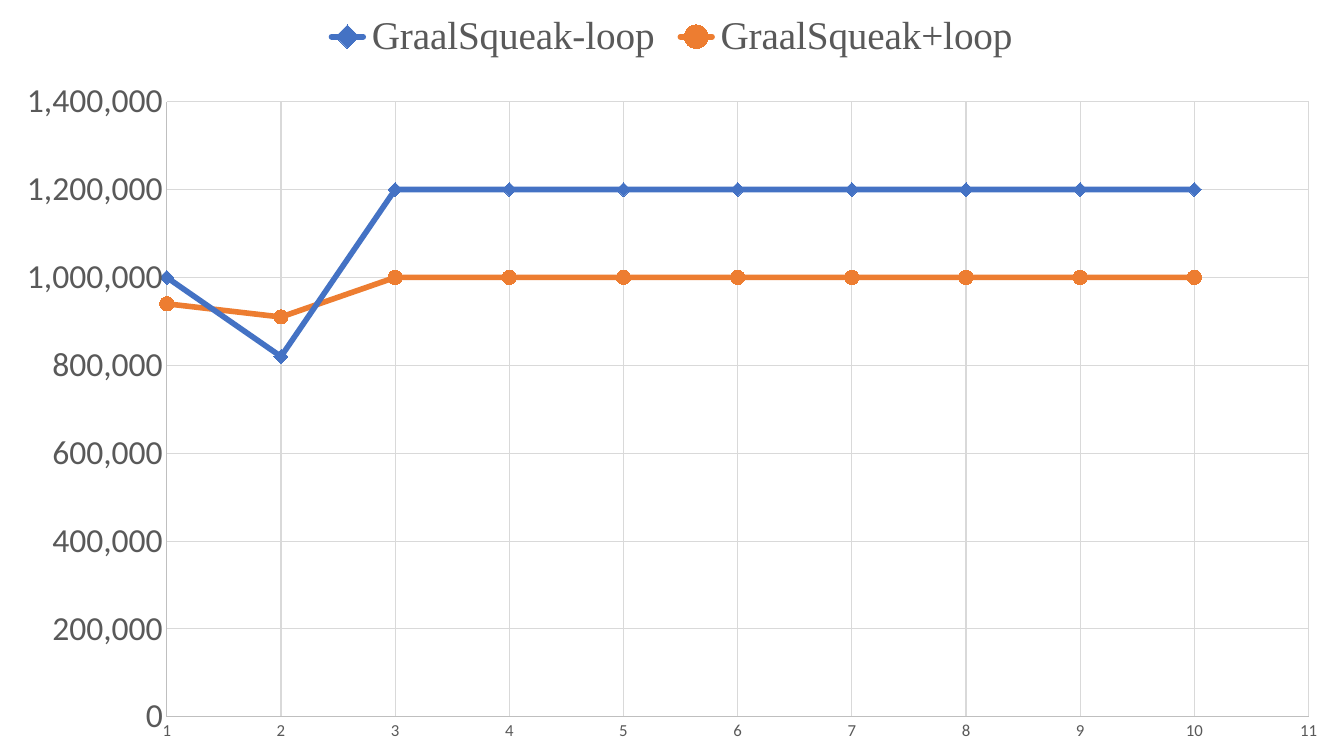
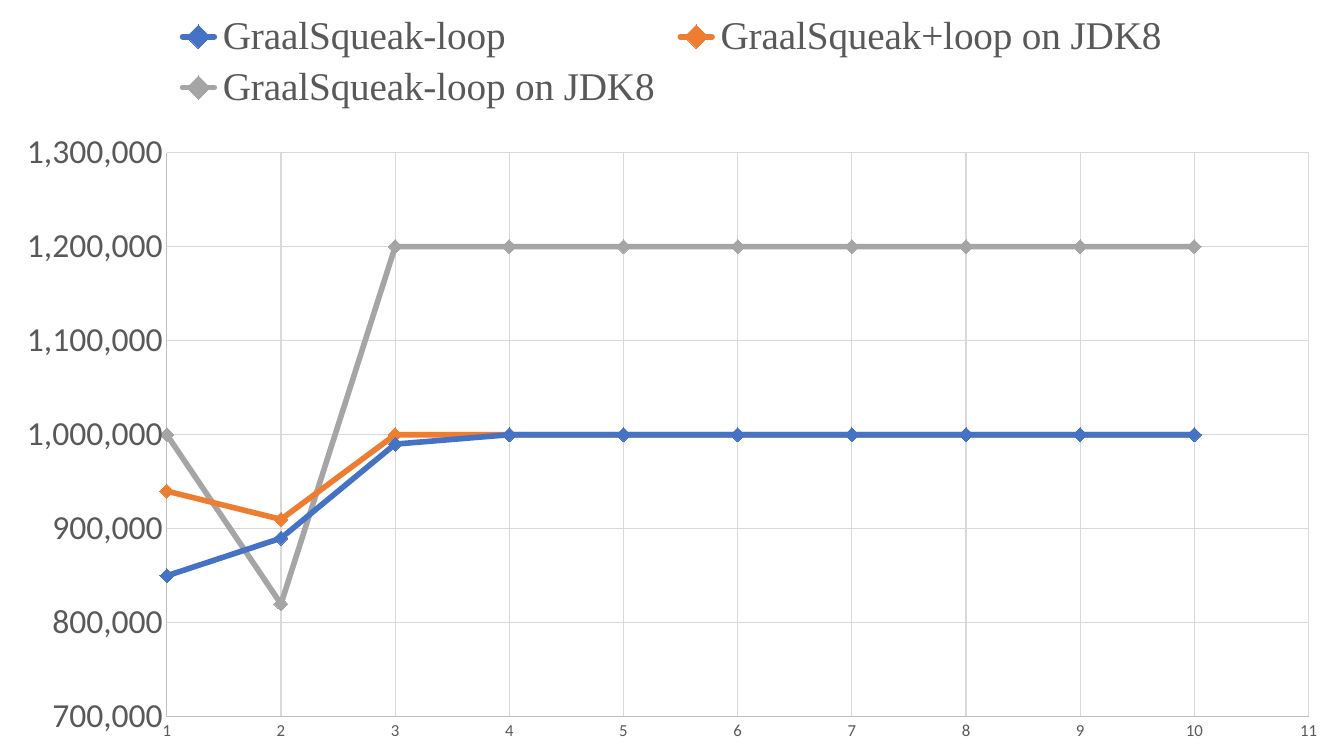
Before and after one commit to timfel/papers, a slide deck: slide 4 of resources/benchmark.pptx. Drawn at 1344x756 pixels with LibreOffice and Linux fonts; fonts in the diff are those of the drawing. Boxes give left, top, right and bottom in pixels: in the first picture for what was removed or moved away, otherwise in the second. Text is boxed around its words. In the diff, an @@ line names an element or a change of style, - is before the commit and + after.

```diff
--- a/resources/benchmark.pptx
+++ b/resources/benchmark.pptx
@@ scatter lines chart at box(0, 0, 1344, 756) @@
-GraalSqueak-loop: (1, 1000000), (2, 820000), (3, 1200000), (4, 1200000), (5, 1200000), (6, 1200000), (7, 1200000), (8, 1200000), (9, 1200000), (10, 1200000)
+GraalSqueak-loop: (1, 850000), (2, 890000), (3, 990000), (4, 1000000), (5, 1000000), (6, 1000000), (7, 1000000), (8, 1000000), (9, 1000000), (10, 1000000)
-GraalSqueak+loop: (1, 940000), (2, 910000), (3, 1000000), (4, 1000000), (5, 1000000), (6, 1000000), (7, 1000000), (8, 1000000), (9, 1000000), (10, 1000000)
+GraalSqueak+loop on JDK8: (1, 940000), (2, 910000), (3, 1000000), (4, 1000000), (5, 1000000), (6, 1000000), (7, 1000000), (8, 1000000), (9, 1000000), (10, 1000000)
+GraalSqueak-loop on JDK8: (1, 1000000), (2, 820000), (3, 1200000), (4, 1200000), (5, 1200000), (6, 1200000), (7, 1200000), (8, 1200000), (9, 1200000), (10, 1200000)
@@ value axis changed @@
```
Also in this commit, not shown: 1 other slide changed, 3 other files.
